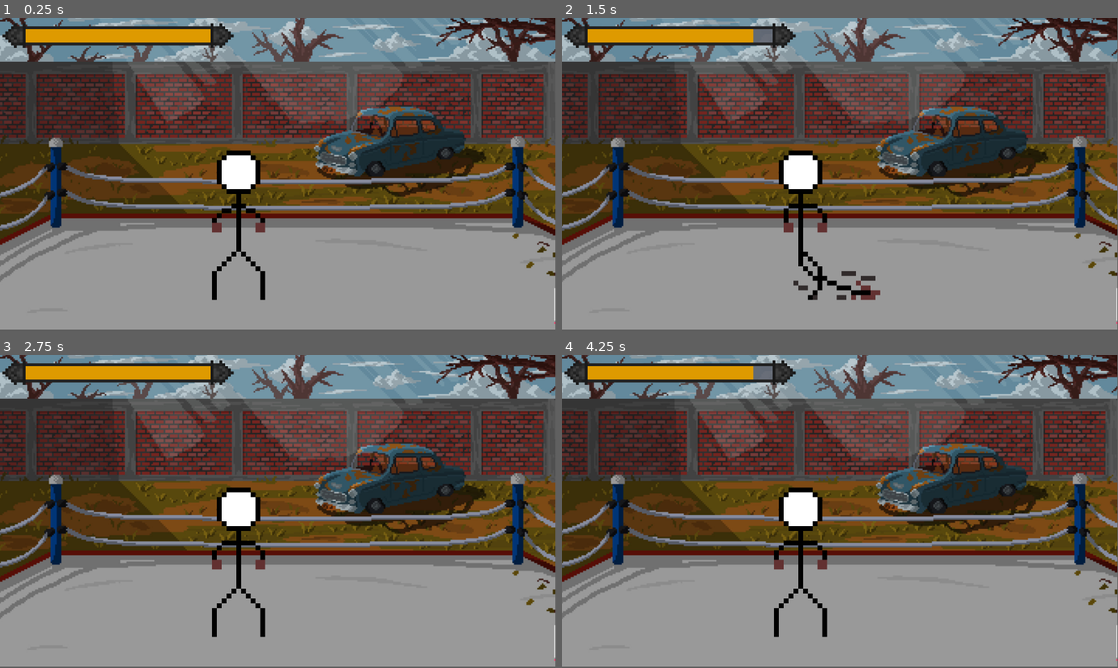
Above: before the commit, frames 1-4 (two rows, left to right).
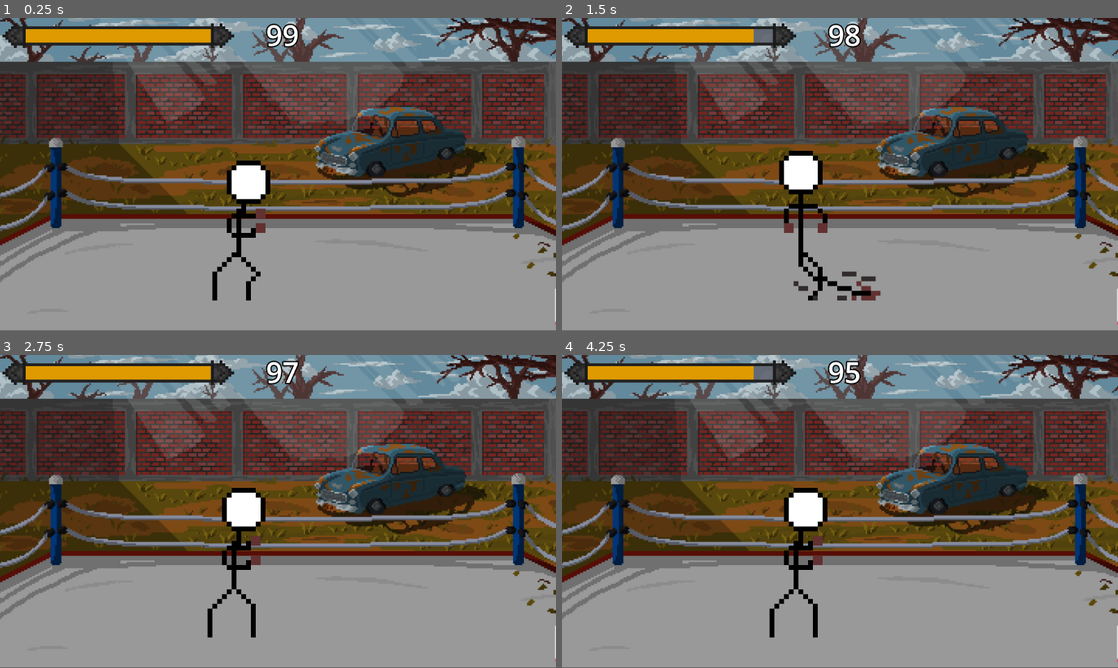
Above: after the commit, the same moments.

Repository: courage-games/two-button-gaming
Game: Godot game, scene res://Scenes/world.tscn
Same seed, same stepped clock (60 frames per second), same inputs: the game is played once before the commit and once after it.
Inputs:
- Up to frame 1 (0.25 s): no input
- Up to frame 2 (1.5 s): hold Up (ui_up) 0.53-1.28 s; tap Q (Action_1) at 0.6 s; hold Down (ui_down) from 1.28 s (still down); tap W (Action_2) at 1.35 s
- Up to frame 3 (2.75 s): release Down (ui_down) at 2.03 s; hold Up (ui_up) from 2.03 s (still down); tap Q (Action_1) at 2.1 s
- Up to frame 4 (4.25 s): tap W (Action_2) at 2.85 s; release Up (ui_up) at 3.53 s; hold Down (ui_down) from 3.53 s (still down); tap Q (Action_1) at 3.6 s
In our replay, the window is 799x449 before the commit and 800x450 after it. These sizes can differ from the game's own. Grey fills any space a smaller window leaves; there, only what the larger window draws over its background counts as a difference.

The runs differ from the first frame. In frame 1, 6.4% of the frame differs, in the area x 0-100%, y 0-100%; in frame 2, 5.2%; in frame 3, 6.3%; in frame 4, 6.4%.

Commit message:
Updated some animations
Just a few, still need to change BBB

Diff:
--- /dev/null
+++ b/Scenes/clock.tscn
@@ -0,0 +1,24 @@
+[gd_scene load_steps=2 format=3 uid="uid://dfloo3lrd0jiv"]
+
+[ext_resource type="Script" path="res://Scripts/clock.gd" id="1_on4gl"]
+
+[node name="Clock" type="Label"]
+texture_filter = 3
+anchors_preset = 15
+anchor_right = 1.0
+anchor_bottom = 1.0
+offset_left = 581.0
+offset_top = 13.0
+offset_right = -544.0
+offset_bottom = -598.0
+grow_horizontal = 2
+grow_vertical = 2
+theme_override_font_sizes/font_size = 50
+text = "99"
+horizontal_alignment = 1
+script = ExtResource("1_on4gl")
+
+[node name="Timer" type="Timer" parent="."]
+autostart = true
+
+[connection signal="timeout" from="Timer" to="." method="_on_timer_timeout"]
--- a/Scenes/world.tscn
+++ b/Scenes/world.tscn
@@ -1,8 +1,10 @@
-[gd_scene load_steps=4 format=3 uid="uid://cmq7o3maed6cw"]
+[gd_scene load_steps=6 format=3 uid="uid://cmq7o3maed6cw"]
 
 [ext_resource type="PackedScene" uid="uid://4750kh3nitog" path="res://Scenes/Player/player.tscn" id="1_7rywe"]
 [ext_resource type="Texture2D" uid="uid://bf5klefofpvj6" path="res://Assets/Decorations/martii-a-backyard-wrestling-ring.jpg" id="1_n1vbm"]
 [ext_resource type="PackedScene" uid="uid://bino2e3845iua" path="res://Scenes/Player/Healthbar.tscn" id="2_fcjn3"]
+[ext_resource type="AudioStream" uid="uid://bft0g5sle1tyq" path="res://Assets/Music/Fight Or Flight - 8 Bit Battle Rock - RPG Game Music By HeatleyBros (mp3cut.net).mp3" id="4_k40s2"]
+[ext_resource type="PackedScene" uid="uid://dfloo3lrd0jiv" path="res://Scenes/clock.tscn" id="5_px7bq"]
 
 [node name="World" type="Node2D"]
 
@@ -18,3 +20,18 @@
 position = Vector2(500, 425)
 
 [node name="Healthbar" parent="." instance=ExtResource("2_fcjn3")]
+
+[node name="BackroundMusic" type="AudioStreamPlayer2D" parent="."]
+stream = ExtResource("4_k40s2")
+volume_db = -5.0
+autoplay = true
+bus = &"Backround Music"
+
+[node name="Clock" parent="." instance=ExtResource("5_px7bq")]
+offset_left = 557.0
+offset_top = 0.0
+offset_right = 614.0
+offset_bottom = 69.0
+theme_override_colors/font_outline_color = Color(0, 0, 0, 1)
+theme_override_constants/outline_size = 10
+theme_override_font_sizes/font_size = 60
--- /dev/null
+++ b/Scripts/clock.gd
@@ -0,0 +1,10 @@
+extends Label
+
+var number = 99
+
+func _on_timer_timeout() -> void:
+	number -= 1
+	$".".text = str(number)
+	if number == 0:
+		$".".text = 'Time Out'
+		$Timer.queue_free()
--- /dev/null
+++ b/default_bus_layout.tres
@@ -0,0 +1,16 @@
+[gd_resource type="AudioBusLayout" load_steps=2 format=3 uid="uid://cpdwsq1i7mdut"]
+
+[sub_resource type="AudioEffectReverb" id="AudioEffectReverb_v4lsu"]
+resource_name = "Reverb"
+room_size = 0.2
+
+[resource]
+bus/0/volume_db = 2.25149
+bus/1/name = &"Backround Music"
+bus/1/solo = false
+bus/1/mute = false
+bus/1/bypass_fx = false
+bus/1/volume_db = -2.71024
+bus/1/send = &"Master"
+bus/1/effect/0/effect = SubResource("AudioEffectReverb_v4lsu")
+bus/1/effect/0/enabled = true
--- a/project.godot
+++ b/project.godot
@@ -15,6 +15,10 @@
 config/features=PackedStringArray("4.3", "Mobile")
 config/icon="res://icon.svg"
 
+[display]
+
+window/stretch/mode="viewport"
+
 [input]
 
 Action_1={
Not shown, added: Assets/Music/Fight Or Flight - 8 Bit Battle Rock - RPG Game Music By HeatleyBros (mp3cut.net).mp3.import
Binary file changed: Assets/Player/StickmanSpreadsheet.png
Not shown, changed: Assets/Player/StickmanSpreadsheet.png.import
Not shown: 1 places in Scenes/Player/player.tscn that only renumber resources
Not shown, added: Assets/Music/Fight Or Flight - 8 Bit Battle Rock - RPG Game Music By HeatleyBros (mp3cut.net).mp3
